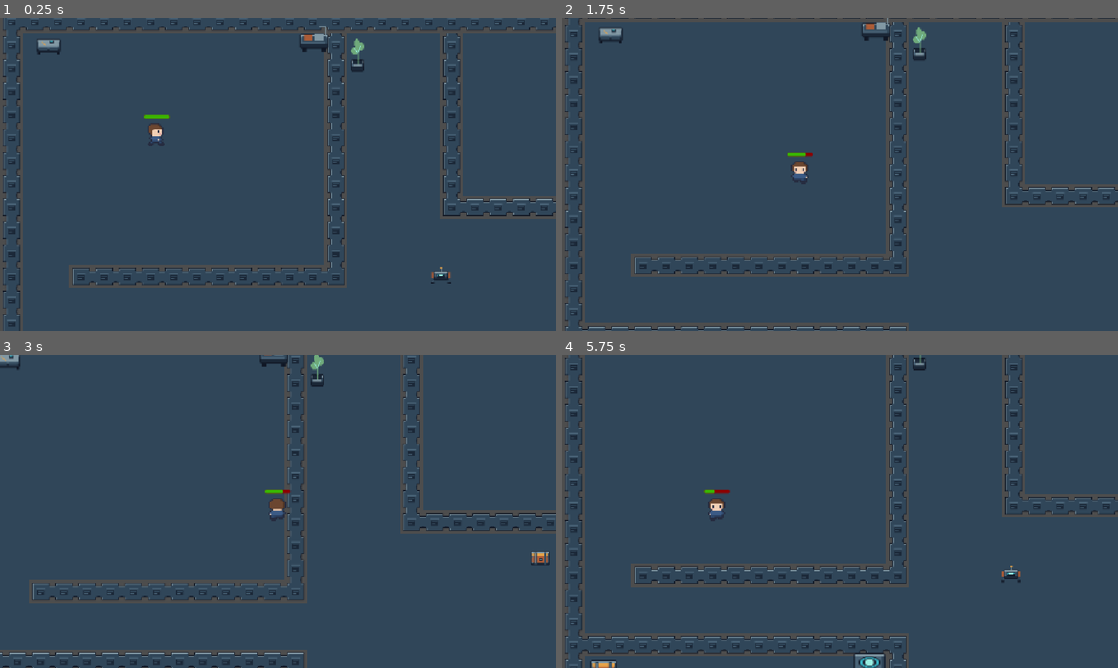
Above: before the commit, frames 1-4 (two rows, left to right).
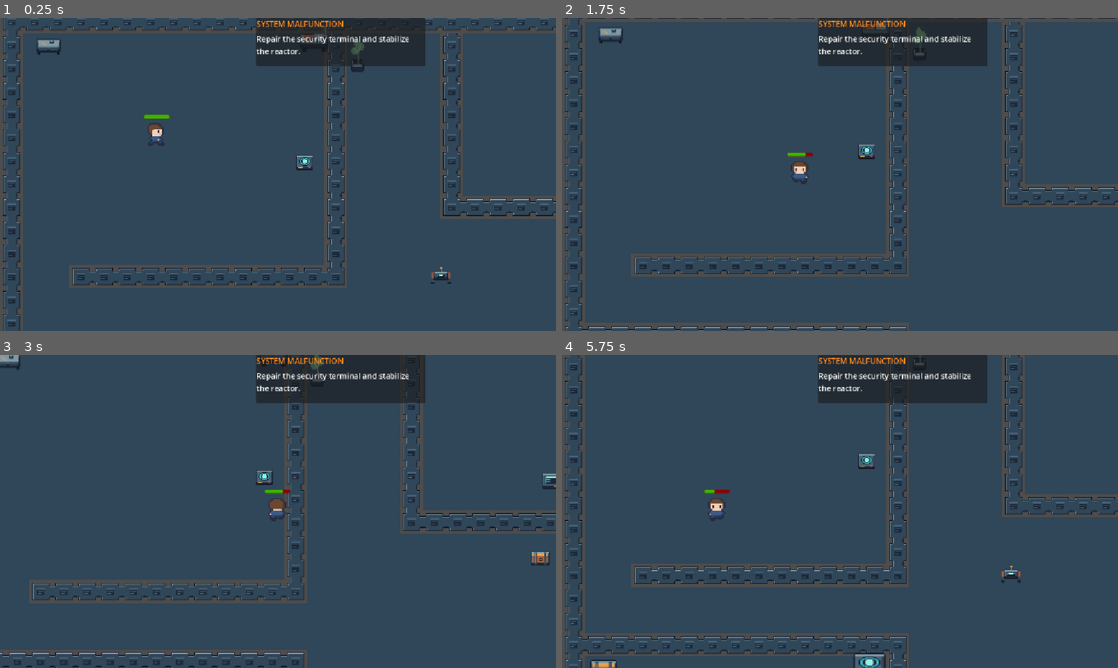
Above: after the commit, the same moments.

Repository: Simi-jpg/codesmelt-jam
Game: Godot game, scene res://scenes/level/storage.tscn
Same seed, same stepped clock (60 frames per second), same inputs: the game is played once before the commit and once after it. This scene is started directly instead of the project's main scene.
Inputs (mouse positions are in pixels of both pictures, inside the frame that each line leads up to):
- Up to frame 1 (0.25 s): no input
- Up to frame 2 (1.75 s): tap Enter (ui_accept) at 0.5, 0.77, 1.52 s; move the mouse to (962, 158) at 0.52 s; hold Right (ui_right) 0.53-1.28 s; hold R 0.53-1.28 s; click (962, 158) at 0.67 s; move the mouse to (728, 190) at 1.27 s; hold Down (ui_down) from 1.28 s (still down); click (728, 190) at 1.35 s; tap R at 1.55 s
- Up to frame 3 (3 s): move the mouse to (333, 442) at 2.02 s; release Down (ui_down) at 2.03 s; hold Right (ui_right) 2.03-2.78 s; hold R 2.03-2.78 s; click (333, 442) at 2.17 s; move the mouse to (250, 574) at 2.77 s; hold Up (ui_up) from 2.78 s (still down); tap R at 2.85 s; click (250, 574) at 2.92 s
- Up to frame 4 (5.75 s): tap Enter (ui_accept) at 3.02, 3.77, 4.52 s; move the mouse to (1006, 558) at 3.52 s; release Up (ui_up) at 3.53 s; hold R 3.53-4.28 s; hold Left (ui_left) 3.53-5.03 s; click (1006, 558) at 3.6 s; move the mouse to (673, 464) at 4.27 s; tap R at 4.35 s; click (673, 464) at 4.42 s; move the mouse to (867, 511) at 5.02 s; hold Down (ui_down) from 5.03 s (still down); hold R from 5.03 s (still down); click (867, 511) at 5.17 s

The runs differ from the first frame. In frame 1, 4.4% of the frame differs, in the area x 46-77%, y 0-49%; in frame 2, 4.5%; in frame 3, 4.6%, in the area x 46-100%, y 0-43%; in frame 4, 4.6%.

Commit message:
Storage level
Potions appear randomly
player completes quest
door to the locked room open
display message for interaction

Diff:
--- a/project-red-gem/project.godot
+++ b/project-red-gem/project.godot
@@ -23,6 +23,7 @@
 [global_group]
 
 enemies=""
+player=""
 
 [input]
 
--- a/project-red-gem/scenes/character/player.tscn
+++ b/project-red-gem/scenes/character/player.tscn
@@ -134,7 +134,7 @@
 [sub_resource type="CircleShape2D" id="CircleShape2D_0cnue"]
 radius = 32.01562
 
-[node name="Player" type="CharacterBody2D" unique_id=424066194]
+[node name="Player" type="CharacterBody2D" unique_id=424066194 groups=["player"]]
 z_index = 5
 script = ExtResource("1_tum32")
 
--- /dev/null
+++ b/project-red-gem/scenes/items/StorageQuest.tscn
@@ -0,0 +1,129 @@
+[gd_scene format=3 uid="uid://sssf7byg35cy"]
+
+[ext_resource type="Script" uid="uid://dtwik4iqdx4hj" path="res://scripts/storage_quest.gd" id="1_d506k"]
+[ext_resource type="Texture2D" uid="uid://ciko3s4ckigc3" path="res://sprites/storage-equipment/terminal_scan_0.png" id="1_fy5jp"]
+[ext_resource type="Texture2D" uid="uid://dg44qece5ilgi" path="res://sprites/storage-equipment/terminal_scan_1.png" id="2_d506k"]
+[ext_resource type="Texture2D" uid="uid://l1l5fyckh0wg" path="res://sprites/storage-equipment/terminal_scan_2.png" id="3_3v48f"]
+[ext_resource type="Texture2D" uid="uid://c3or4hrhjuv32" path="res://sprites/storage-equipment/reactor_console.png" id="3_g0gog"]
+[ext_resource type="Texture2D" uid="uid://o8afs3yn0dat" path="res://sprites/storage-equipment/reactor_pulse_0.png" id="4_1w1k7"]
+[ext_resource type="Texture2D" uid="uid://ri8xvg4qrkfo" path="res://sprites/storage-equipment/terminal_scan_3.png" id="4_aw4e5"]
+[ext_resource type="Texture2D" uid="uid://da7yey6y6rqvg" path="res://sprites/storage-equipment/reactor_pulse_1.png" id="5_b5ms7"]
+[ext_resource type="Texture2D" uid="uid://bl4aoe3f308th" path="res://sprites/storage-equipment/reactor_pulse_2.png" id="6_ylw3v"]
+[ext_resource type="Texture2D" uid="uid://dc5iq610d76fy" path="res://sprites/storage-equipment/reactor_pulse_3.png" id="7_s8ves"]
+
+[sub_resource type="AtlasTexture" id="AtlasTexture_j48d4"]
+atlas = ExtResource("1_fy5jp")
+region = Rect2(4, 6, 24, 22)
+
+[sub_resource type="AtlasTexture" id="AtlasTexture_cyefu"]
+atlas = ExtResource("3_g0gog")
+region = Rect2(4, 6, 24, 22)
+
+[sub_resource type="AtlasTexture" id="AtlasTexture_diw28"]
+atlas = ExtResource("4_1w1k7")
+region = Rect2(5, 8, 22, 21)
+
+[sub_resource type="AtlasTexture" id="AtlasTexture_dlknj"]
+atlas = ExtResource("5_b5ms7")
+region = Rect2(5, 8, 22, 21)
+
+[sub_resource type="AtlasTexture" id="AtlasTexture_tl3kp"]
+atlas = ExtResource("6_ylw3v")
+region = Rect2(5, 8, 22, 21)
+
+[sub_resource type="AtlasTexture" id="AtlasTexture_qd4ol"]
+atlas = ExtResource("7_s8ves")
+region = Rect2(5, 8, 22, 21)
+
+[sub_resource type="AtlasTexture" id="AtlasTexture_ol412"]
+atlas = ExtResource("1_fy5jp")
+region = Rect2(4, 6, 24, 22)
+
+[sub_resource type="AtlasTexture" id="AtlasTexture_g0gog"]
+atlas = ExtResource("2_d506k")
+region = Rect2(4, 6, 24, 22)
+
+[sub_resource type="AtlasTexture" id="AtlasTexture_1w1k7"]
+atlas = ExtResource("3_3v48f")
+region = Rect2(4, 6, 24, 22)
+
+[sub_resource type="AtlasTexture" id="AtlasTexture_b5ms7"]
+atlas = ExtResource("4_aw4e5")
+region = Rect2(4, 6, 24, 22)
+
+[sub_resource type="SpriteFrames" id="SpriteFrames_xkxdr"]
+animations = [{
+"frames": [{
+"duration": 1.0,
+"texture": SubResource("AtlasTexture_j48d4")
+}],
+"loop": 0,
+"name": &"offline",
+"speed": 5.0
+}, {
+"frames": [{
+"duration": 1.0,
+"texture": SubResource("AtlasTexture_cyefu")
+}],
+"loop": 0,
+"name": &"reactor_offline",
+"speed": 5.0
+}, {
+"frames": [{
+"duration": 1.0,
+"texture": SubResource("AtlasTexture_diw28")
+}, {
+"duration": 1.0,
+"texture": SubResource("AtlasTexture_dlknj")
+}, {
+"duration": 1.0,
+"texture": SubResource("AtlasTexture_tl3kp")
+}, {
+"duration": 1.0,
+"texture": SubResource("AtlasTexture_qd4ol")
+}],
+"loop": 0,
+"name": &"reactor_repair",
+"speed": 2.0
+}, {
+"frames": [{
+"duration": 1.0,
+"texture": SubResource("AtlasTexture_ol412")
+}, {
+"duration": 1.0,
+"texture": SubResource("AtlasTexture_g0gog")
+}, {
+"duration": 1.0,
+"texture": SubResource("AtlasTexture_1w1k7")
+}, {
+"duration": 1.0,
+"texture": SubResource("AtlasTexture_b5ms7")
+}],
+"loop": 0,
+"name": &"repair",
+"speed": 2.0
+}]
+
+[sub_resource type="RectangleShape2D" id="RectangleShape2D_s8ves"]
+size = Vector2(25, 22)
+
+[node name="StorageQuest" type="Area2D" unique_id=1669482563]
+collision_layer = 0
+script = ExtResource("1_d506k")
+
+[node name="AnimatedSprite2D" type="AnimatedSprite2D" parent="." unique_id=1207171981]
+sprite_frames = SubResource("SpriteFrames_xkxdr")
+animation = &"offline"
+
+[node name="CollisionShape2D" type="CollisionShape2D" parent="." unique_id=887683729]
+shape = SubResource("RectangleShape2D_s8ves")
+
+[node name="Label" type="Label" parent="." unique_id=2011518392]
+visible = false
+offset_left = -52.0
+offset_top = -32.0
+offset_right = 74.0
+offset_bottom = -9.0
+theme_override_colors/font_color = Color(0.03529412, 0.90588236, 0.043137256, 1)
+theme_override_font_sizes/font_size = 9
+text = "Press R to repair"
--- /dev/null
+++ b/project-red-gem/scenes/items/message.tscn
@@ -0,0 +1,29 @@
+[gd_scene format=3 uid="uid://c4f5i507gof4d"]
+
+[ext_resource type="Script" uid="uid://650a0mffigpb" path="res://scripts/message.gd" id="1_2wsf5"]
+
+[node name="Message" type="CanvasLayer" unique_id=1082204629]
+script = ExtResource("1_2wsf5")
+
+[node name="PanelContainer" type="PanelContainer" parent="." unique_id=2118652733]
+custom_minimum_size = Vector2(350, 90)
+anchors_preset = 5
+anchor_left = 0.5
+anchor_right = 0.5
+offset_left = -20.0
+offset_right = 280.0
+offset_bottom = 100.0
+grow_horizontal = 2
+mouse_filter = 2
+
+[node name="VBoxContainer" type="VBoxContainer" parent="PanelContainer" unique_id=1537453846]
+layout_mode = 2
+theme_override_constants/separation = 8
+
+[node name="TitleLabel" type="Label" parent="PanelContainer/VBoxContainer" unique_id=875455115]
+layout_mode = 2
+theme_override_colors/font_color = Color(1, 0.5411765, 0.12156863, 1)
+
+[node name="MessageLabel" type="Label" parent="PanelContainer/VBoxContainer" unique_id=1482852563]
+layout_mode = 2
+autowrap_mode = 2
--- a/project-red-gem/scenes/level/dark.tscn
+++ b/project-red-gem/scenes/level/dark.tscn
@@ -299,7 +299,6 @@
 zoom = Vector2(1.5, 1.5)
 
 [node name="CanvasModulate" type="CanvasModulate" parent="." unique_id=1516921600]
-visible = false
 color = Color(0.24115604, 0.24115604, 0.24115604, 1)
 
 [node name="GlowyAlien" parent="." unique_id=506719437 instance=ExtResource("3_rij2t")]
--- a/project-red-gem/scenes/level/storage.tscn
+++ b/project-red-gem/scenes/level/storage.tscn
@@ -1,11 +1,14 @@
 [gd_scene format=4 uid="uid://d33a02fcfu172"]
 
+[ext_resource type="Script" uid="uid://d3pktp0bf7ijr" path="res://scripts/storage.gd" id="1_25hc3"]
 [ext_resource type="Texture2D" uid="uid://iq44r7inac43" path="res://tilesets/orbital_oupost_tileset.png" id="1_ogqii"]
 [ext_resource type="PackedScene" uid="uid://bkn3q84g6m28" path="res://scenes/character/player.tscn" id="2_6drnj"]
 [ext_resource type="Texture2D" uid="uid://kgypcsbm27yr" path="res://sprites/storage-equipment/cargo_crate.png" id="3_n3e2p"]
 [ext_resource type="Texture2D" uid="uid://bpfhpmgtwsgx" path="res://sprites/storage-equipment/workbench.png" id="4_guom5"]
 [ext_resource type="Texture2D" uid="uid://djsnfxsx23kdy" path="res://sprites/storage-equipment/supply_cart.png" id="5_rvyju"]
+[ext_resource type="PackedScene" uid="uid://c4f5i507gof4d" path="res://scenes/items/message.tscn" id="5_uofqj"]
 [ext_resource type="Texture2D" uid="uid://c3or4hrhjuv32" path="res://sprites/storage-equipment/reactor_console.png" id="6_7chfe"]
+[ext_resource type="PackedScene" uid="uid://sssf7byg35cy" path="res://scenes/items/StorageQuest.tscn" id="6_uofqj"]
 [ext_resource type="Texture2D" uid="uid://cmoxr8jg8xv4i" path="res://sprites/storage-equipment/medical_cabinet.png" id="9_25hc3"]
 [ext_resource type="PackedScene" uid="uid://c3bq7020yhn6h" path="res://scenes/character/storage_drone.tscn" id="9_kchth"]
 [ext_resource type="Texture2D" uid="uid://c301om4uaji7u" path="res://sprites/storage-equipment/floor_vent.png" id="10_7chfe"]
@@ -220,6 +223,7 @@
 }
 
 [node name="Storage" type="Node2D" unique_id=2047696409]
+script = ExtResource("1_25hc3")
 
 [node name="TileMapLayer" type="TileMapLayer" parent="." unique_id=1293906252]
 tile_map_data = PackedByteArray("AAADAAIAAQABAAEAAAADAAMAAQABAAAAAAAEAAMAAQAAAAAAAAAIAAIAAQAAAAEAAAAIAAMAAQAAAAAAAAAJAA …(48304 unchanged characters)…
@@ -242,6 +246,16 @@
 libraries/ = SubResource("AnimationLibrary_rvyju")
 autoplay = &"move"
 
+[node name="Message" parent="." unique_id=1082204629 instance=ExtResource("5_uofqj")]
+
+[node name="SecurityTerminal" parent="." unique_id=1669482563 instance=ExtResource("6_uofqj")]
+position = Vector2(817, 199)
+
+[node name="ReactorPulse" parent="." unique_id=1687169660 instance=ExtResource("6_uofqj")]
+position = Vector2(421, 194)
+offline_animation = &"reactor_offline"
+repair_animation = &"reactor_repair"
+
 [node name="PotionSpawner" parent="." unique_id=1311857829 instance=ExtResource("12_7chfe")]
 position = Vector2(604, 444)
 spawn_scene = ExtResource("13_hbcu1")
--- /dev/null
+++ b/project-red-gem/scripts/message.gd
@@ -0,0 +1,32 @@
+
+extends CanvasLayer
+
+@onready var panel: PanelContainer = $PanelContainer
+@onready var title_label: Label = $PanelContainer/VBoxContainer/TitleLabel
+@onready var message_label: Label = $PanelContainer/VBoxContainer/MessageLabel
+
+var message_id: int = 0
+
+
+func _ready() -> void:
+	panel.hide()
+
+
+func show_message(
+	title: String,
+	message: String,
+	duration: float = 5.0
+) -> void:
+	message_id += 1
+	var current_id = message_id
+
+	title_label.text = title
+	message_label.text = message
+
+	panel.show()
+
+	await get_tree().create_timer(duration).timeout
+
+	# Prevent an older timer from hiding a newer message
+	if current_id == message_id:
+		panel.hide()
--- /dev/null
+++ b/project-red-gem/scripts/storage.gd
@@ -0,0 +1,70 @@
+extends Node2D
+
+@onready var message = $Message
+@onready var security_terminal = $SecurityTerminal
+@onready var reactor_pulse = $ReactorPulse
+@onready var walls: TileMapLayer = $TileMapLayer
+
+var terminal_repaired: bool = false
+var reactor_repaired: bool = false
+
+
+func _ready() -> void:
+	security_terminal.repaired.connect(_on_terminal_repaired)
+	reactor_pulse.repaired.connect(_on_reactor_repaired)
+
+	message.show_message(
+		"SYSTEM MALFUNCTION",
+		"Repair the security terminal and stabilize the reactor.",
+		6.0
+	)
+
+
+func _on_terminal_repaired() -> void:
+	terminal_repaired = true
+
+	message.show_message(
+		"SECURITY RESTORED",
+		"Security terminal is now operational.",
+		4.0
+	)
+
+	check_quests_completed()
+
+
+func _on_reactor_repaired() -> void:
+	reactor_repaired = true
+
+	message.show_message(
+		"REACTOR STABILIZED",
+		"Reactor pulse has been restored.",
+		4.0
+	)
+
+	check_quests_completed()
+
+
+func check_quests_completed() -> void:
+	if terminal_repaired and reactor_repaired:
+
+		open_passage()
+
+		message.show_message(
+			"SYSTEMS ONLINE",
+			"All storage room systems restored. Access granted.",
+			6.0
+		)
+
+func open_passage() -> void:
+	var source_id = walls.get_cell_source_id(Vector2i(27, 35))
+	var atlas_coords = walls.get_cell_atlas_coords(Vector2i(27, 35))
+	var alternative = walls.get_cell_alternative_tile(Vector2i(27, 35))
+
+	for x in range(28, 30):
+		for y in range(35, 39):
+			walls.set_cell(
+				Vector2i(x, y),
+				source_id,
+				atlas_coords,
+				alternative
+			)
--- /dev/null
+++ b/project-red-gem/scripts/storage_quest.gd
@@ -0,0 +1,55 @@
+extends Area2D
+
+@export var offline_animation: StringName = &"offline"
+@export var repair_animation: StringName = &"repair"
+
+signal repaired
+
+@onready var sprite: AnimatedSprite2D = $AnimatedSprite2D
+@onready var interaction_label: Label = $Label
+
+var player_nearby: bool = false
+var is_repaired: bool = false
+
+
+func _ready() -> void:
+	sprite.play(offline_animation)
+	interaction_label.hide()
+
+	body_entered.connect(_on_body_entered)
+	body_exited.connect(_on_body_exited)
+
+
+func _process(_delta: float) -> void:
+	if player_nearby and not is_repaired:
+		if Input.is_key_pressed(KEY_R):
+			repair_terminal()
+
+
+func _on_body_entered(body: Node2D) -> void:
+	if body.is_in_group("player"):
+		player_nearby = true
+		if not is_repaired:
+			interaction_label.show()
+
+
+func _on_body_exited(body: Node2D) -> void:
+	if body.is_in_group("player"):
+		player_nearby = false
+		interaction_label.hide()
+
+
+func repair_terminal() -> void:
+	is_repaired = true
+	interaction_label.hide()
+
+	for i in range(5):
+		sprite.play(repair_animation)
+		await sprite.animation_finished
+		sprite.stop()
+		sprite.frame = 0
+
+	# Leave the terminal on its final frame
+	sprite.frame = 3
+
+	repaired.emit()
Not shown, added: project-red-gem/scripts/message.gd.uid
Not shown, added: project-red-gem/scripts/storage.gd.uid
Not shown, added: project-red-gem/scripts/storage_quest.gd.uid
Binary file added: project-red-gem/sprites/storage-equipment/reactor_pulse_0.png
Not shown, added: project-red-gem/sprites/storage-equipment/reactor_pulse_0.png.import
Binary file added: project-red-gem/sprites/storage-equipment/reactor_pulse_1.png
Not shown, added: project-red-gem/sprites/storage-equipment/reactor_pulse_1.png.import
Binary file added: project-red-gem/sprites/storage-equipment/reactor_pulse_2.png
Not shown, added: project-red-gem/sprites/storage-equipment/reactor_pulse_2.png.import
Binary file added: project-red-gem/sprites/storage-equipment/reactor_pulse_3.png
Not shown, added: project-red-gem/sprites/storage-equipment/reactor_pulse_3.png.import
Binary file added: project-red-gem/sprites/storage-equipment/terminal_scan_0.png
(and 7 more such lines)
